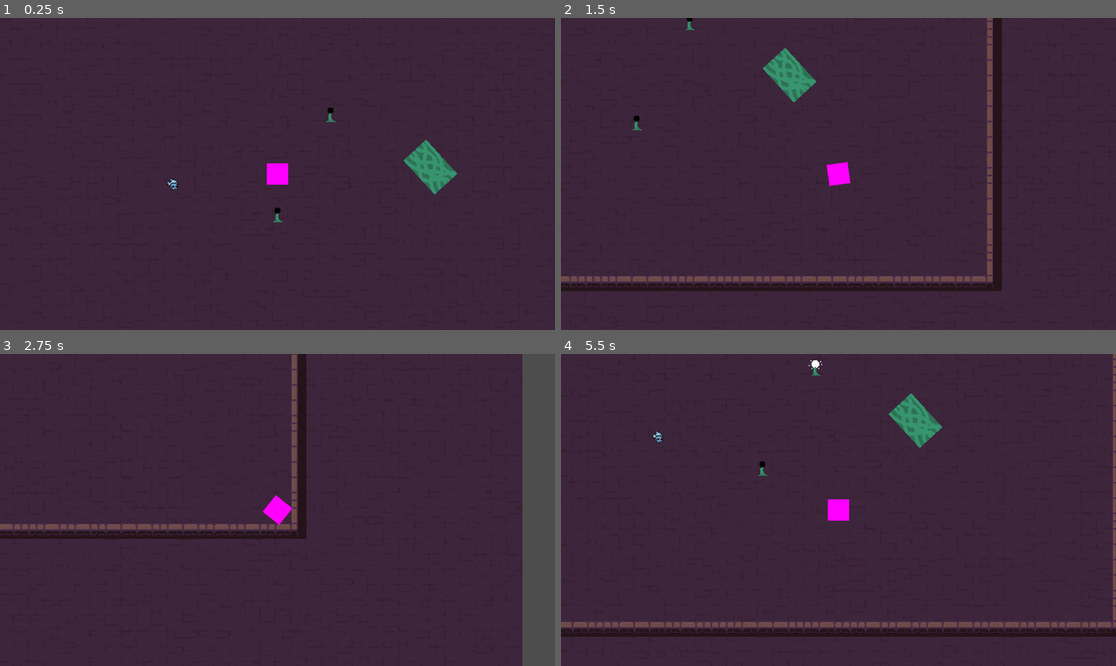
Above: before the commit, frames 1-4 (two rows, left to right).
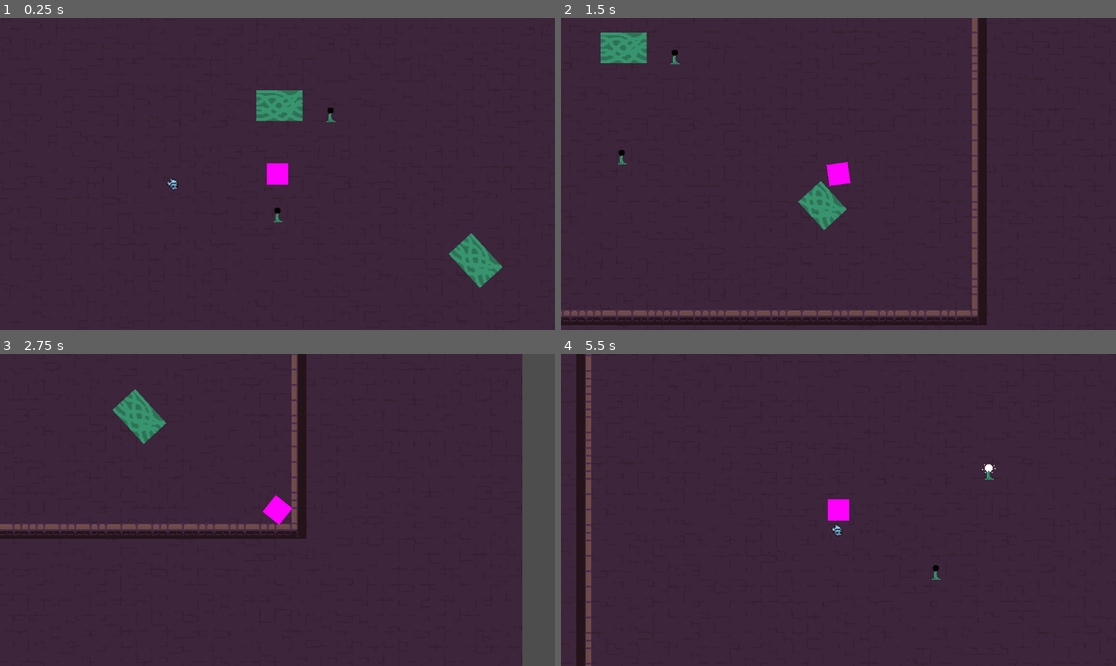
Above: after the commit, the same moments.

Repository: CookieCherith0969/GDM-Assignment-4
Game: Godot game, scene res://Scenes/test_scene.tscn
Two runs of this game, one before a commit and one after it. Both use one fixed random seed, a clock stepped at 60 frames per second and the inputs below.
Inputs (mouse positions are in pixels of both pictures, inside the frame that each line leads up to):
- Up to frame 1 (0.25 s): no input
- Up to frame 2 (1.5 s): tap Enter at 0.5 s; move the mouse to (960, 158) at 0.52 s; hold D (Right) 0.53-1.28 s; hold Space (Light) 0.53-1.28 s; move the mouse to (727, 189) at 1.27 s; hold S (Down) from 1.28 s (still down); tap Space (Light) at 1.35 s
- Up to frame 3 (2.75 s): move the mouse to (333, 441) at 2.02 s; release S (Down) at 2.03 s; hold D (Right) from 2.03 s (still down); hold Space (Light) from 2.03 s (still down)
- Up to frame 4 (5.5 s): move the mouse to (810, 572) at 2.77 s; release D (Right) at 2.78 s; release Space (Light) at 2.78 s; hold W (Up) 2.78-3.53 s; tap Space (Light) at 2.85, 4.35 s; move the mouse to (1005, 556) at 3.52 s; hold Space (Light) 3.53-4.28 s; hold A (Left) 3.53-5.03 s; move the mouse to (672, 463) at 4.27 s; move the mouse to (866, 510) at 5.02 s; hold S (Down) from 5.03 s (still down); hold Space (Light) from 5.03 s (still down)

The runs differ from the first frame. In frame 1, 2.5% of the frame differs, in the area x 46-91%, y 23-87%; in frame 2, 11%, in the area x 0-80%, y 0-99%; in frame 3, 0.8%; in frame 4, 6.8%.

Commit message:
Totally reworked lighting
Lighting now works based on a system where a lightable object has an on_lit and on_unlit method. The object counts how many lights are shining on it and determines if it is lit or not. Other objects may then check whether an object is lit by simply checking this value.

Diff:
--- a/Scenes/enemy.tscn
+++ b/Scenes/enemy.tscn
@@ -27,7 +27,7 @@
 }]
 
 [sub_resource type="CircleShape2D" id="CircleShape2D_42tn1"]
-radius = 54.0093
+radius = 82.72
 
 [sub_resource type="CircleShape2D" id="CircleShape2D_714ps"]
 radius = 9.0
--- a/Scenes/lampPlant.tscn
+++ b/Scenes/lampPlant.tscn
@@ -41,6 +41,9 @@
 
 [sub_resource type="CircleShape2D" id="CircleShape2D_40tec"]
 
+[sub_resource type="CircleShape2D" id="CircleShape2D_3cy5b"]
+radius = 200.0
+
 [node name="LampPlant" type="CharacterBody2D"]
 script = ExtResource("1_8jvi5")
 
@@ -63,6 +66,17 @@
 wait_time = 3.0
 one_shot = true
 
+[node name="LightArea" type="Area2D" parent="."]
+visible = false
+collision_layer = 0
+collision_mask = 8
+monitoring = false
+
+[node name="CollisionShape2D" type="CollisionShape2D" parent="LightArea"]
+shape = SubResource("CircleShape2D_3cy5b")
+
 [connection signal="body_entered" from="DetectionArea" to="." method="_on_detection_area_body_entered"]
 [connection signal="body_exited" from="DetectionArea" to="." method="_on_detection_area_body_exited"]
 [connection signal="timeout" from="Timer" to="." method="_on_timer_timeout"]
+[connection signal="body_entered" from="LightArea" to="." method="_on_light_area_body_entered"]
+[connection signal="body_exited" from="LightArea" to="." method="_on_light_area_body_exited"]
--- /dev/null
+++ b/Scenes/player.tscn
@@ -0,0 +1,40 @@
+[gd_scene load_steps=5 format=3 uid="uid://d7dfcl5po6ar"]
+
+[ext_resource type="Script" path="res://Scripts/Player.gd" id="1_e58nx"]
+
+[sub_resource type="CircleShape2D" id="CircleShape2D_gvdvt"]
+radius = 14.0
+
+[sub_resource type="PlaceholderTexture2D" id="PlaceholderTexture2D_5erda"]
+
+[sub_resource type="CircleShape2D" id="CircleShape2D_0odh5"]
+radius = 16.0
+
+[node name="Player" type="CharacterBody2D"]
+position = Vector2(549, 279)
+collision_layer = 10
+motion_mode = 1
+script = ExtResource("1_e58nx")
+
+[node name="BodyCollider" type="CollisionShape2D" parent="."]
+shape = SubResource("CircleShape2D_gvdvt")
+
+[node name="Sprite2D" type="Sprite2D" parent="."]
+scale = Vector2(22, 22)
+texture = SubResource("PlaceholderTexture2D_5erda")
+
+[node name="LightArea" type="Area2D" parent="."]
+collision_layer = 0
+collision_mask = 14
+
+[node name="LightCollider" type="CollisionPolygon2D" parent="LightArea"]
+polygon = PackedVector2Array(0, 0, 70, 29, 70, -29)
+
+[node name="GlowCollider" type="CollisionShape2D" parent="LightArea"]
+shape = SubResource("CircleShape2D_0odh5")
+
+[node name="Camera2D" type="Camera2D" parent="."]
+zoom = Vector2(2, 2)
+
+[connection signal="body_entered" from="LightArea" to="." method="_on_light_area_body_entered"]
+[connection signal="body_exited" from="LightArea" to="." method="_on_light_area_body_exited"]
--- a/Scenes/test_scene.tscn
+++ b/Scenes/test_scene.tscn
@@ -1,7 +1,7 @@
-[gd_scene load_steps=12 format=3 uid="uid://4wbvj5vswnej"]
-
-[ext_resource type="Script" path="res://Scripts/Player.gd" id="1_lr84v"]
+[gd_scene load_steps=9 format=3 uid="uid://4wbvj5vswnej"]
+
 [ext_resource type="Texture2D" uid="uid://duuoip7lu2nb1" path="res://Art/2D Pixel Dungeon Asset Pack/character and tileset/Dungeon_Tileset.png" id="2_nv5xd"]
+[ext_resource type="PackedScene" uid="uid://d7dfcl5po6ar" path="res://Scenes/player.tscn" id="2_wd4tq"]
 [ext_resource type="PackedScene" uid="uid://vmauooked5r8" path="res://Scenes/enemy.tscn" id="3_hggjy"]
 [ext_resource type="PackedScene" uid="uid://51alml0rqxy6" path="res://Scenes/lampPlant.tscn" id="4_wf0a1"]
 [ext_resource type="PackedScene" uid="uid://gcm8lbssgypr" path="res://Scenes/lightGate.tscn" id="5_fa4bd"]
@@ -220,14 +220,6 @@
 sources/0 = SubResource("TileSetAtlasSource_1nqul")
 sources/1 = SubResource("TileSetAtlasSource_cbhwc")
 
-[sub_resource type="CircleShape2D" id="CircleShape2D_gvdvt"]
-radius = 14.0
-
-[sub_resource type="PlaceholderTexture2D" id="PlaceholderTexture2D_5erda"]
-
-[sub_resource type="CircleShape2D" id="CircleShape2D_0odh5"]
-radius = 16.0
-
 [node name="TestScene" type="Node2D"]
 
 [node name="TileMap" type="TileMap" parent="."]
@@ -241,36 +233,13 @@
 layer_1/tile_data = PackedInt32Array(1900601, 327681, 1, 1835065, 327681, 2, 1769529, 327681, 3, 1703993, 327681, 1, 16 …(2567 unchanged characters)…
 metadata/_edit_lock_ = true
 
-[node name="Player" type="CharacterBody2D" parent="."]
-position = Vector2(549, 279)
-collision_layer = 3
-motion_mode = 1
-script = ExtResource("1_lr84v")
-
-[node name="BodyCollider" type="CollisionShape2D" parent="Player"]
-shape = SubResource("CircleShape2D_gvdvt")
-
-[node name="Sprite2D" type="Sprite2D" parent="Player"]
-scale = Vector2(22, 22)
-texture = SubResource("PlaceholderTexture2D_5erda")
-
-[node name="LightArea" type="Area2D" parent="Player"]
-collision_layer = 0
-collision_mask = 12
-
-[node name="LightCollider" type="CollisionPolygon2D" parent="Player/LightArea"]
-polygon = PackedVector2Array(0, 0, 70, 29, 70, -29)
-
-[node name="GlowCollider" type="CollisionShape2D" parent="Player/LightArea"]
-shape = SubResource("CircleShape2D_0odh5")
-
-[node name="Camera2D" type="Camera2D" parent="Player"]
-zoom = Vector2(2, 2)
-
-[node name="RemoteTransform2D" type="RemoteTransform2D" parent="Player"]
+[node name="Player" parent="." instance=ExtResource("2_wd4tq")]
+collision_mask = 5
 
 [node name="Enemy" parent="." instance=ExtResource("3_hggjy")]
 position = Vector2(441, 290)
+collision_layer = 4
+collision_mask = 7
 
 [node name="LampPlant" parent="." groups=["LampPlants"] instance=ExtResource("4_wf0a1")]
 position = Vector2(549, 321)
@@ -279,8 +248,8 @@
 position = Vector2(604, 217)
 
 [node name="LightGate" parent="." instance=ExtResource("5_fa4bd")]
-position = Vector2(703, 249)
+position = Vector2(750, 346)
 rotation = 0.829031
 
-[connection signal="body_entered" from="Player/LightArea" to="Player" method="_on_light_area_body_entered"]
-[connection signal="body_exited" from="Player/LightArea" to="Player" method="_on_light_area_body_exited"]
+[node name="LightGate2" parent="." instance=ExtResource("5_fa4bd")]
+position = Vector2(531, 196)
--- a/Scripts/Player.gd
+++ b/Scripts/Player.gd
@@ -8,6 +8,9 @@
 @onready
 var light = $LightArea
 var light_on = true
+
+var num_lights = 0 : set = set_lights
+var lit = false
 
 func _input(event):
 	if event.is_action_pressed("Light"):
@@ -41,10 +44,23 @@
 
 
 func _on_light_area_body_entered(body):
-	if body.has_method(&"set_lit"):
-		body.set_lit(true)
+	if body.has_method(&"on_lit"):
+		body.on_lit()
 
 
 func _on_light_area_body_exited(body):
-	if body.has_method(&"set_lit"):
-		body.set_lit(false)
+	if body.has_method(&"on_unlit"):
+		body.on_unlit()
+
+func on_lit():
+	num_lights += 1
+
+func on_unlit():
+	num_lights -= 1
+
+func set_lights(val : int):
+	num_lights = val
+	if num_lights == 0:
+		lit = false
+	else:
+		lit = true
--- a/Scripts/enemy.gd
+++ b/Scripts/enemy.gd
@@ -5,24 +5,27 @@
 var player = null # Player object -R
 var activeLampPlant = false
 var lampPlantsInScene = null
+@onready
+var sprite = $AnimatedSprite2D
 
 func _ready():
+	pass
 	# Get all lamp plants in scene -R
-	lampPlantsInScene = get_tree().get_nodes_in_group("LampPlants")
+	#lampPlantsInScene = get_tree().get_nodes_in_group("LampPlants")
 # Enemy physics process -R
 func _physics_process(delta):
-	checkForActivePlants()
+	#checkForActivePlants()
 	# Play default animation always -R
-	if !$AnimatedSprite2D.is_playing():
-		$AnimatedSprite2D.play("placeHolderAnim")
+	if !sprite.is_playing():
+		sprite.play("placeHolderAnim")
 	# Move towards player if in range and the players light is on OR a lamp plant is on -R
-	if (player_in_range && (player.light_on || activeLampPlant)):
+	if (player_in_range && player.lit):
 		velocity = position.direction_to(player.position) * speed
 		# Flip sprite horizontally to face player -R
 		if (player.position.x - position.x) < 0:
-			$AnimatedSprite2D.flip_h = true
+			sprite.flip_h = true
 		else:
-			$AnimatedSprite2D.flip_h = false
+			sprite.flip_h = false
 		move_and_slide()
 
 # When player enters detection area -R
@@ -40,10 +43,10 @@
 	player_in_range = false
 
 # If a plant in the scene is on, set activeLampPlant to true otherwise, false -R
-func checkForActivePlants():
+"""func checkForActivePlants():
 	for x in lampPlantsInScene:
 		if x.lampActive:
 				activeLampPlant = true
 				return
 		else:
-			activeLampPlant = false
+			activeLampPlant = false"""
--- a/Scripts/gateBlock.gd
+++ b/Scripts/gateBlock.gd
@@ -7,6 +7,7 @@
 @export
 var pos : Vector2 : set = set_pos
 
+var num_lights = 0 : set = set_lights
 var lit : bool : set = set_lit
 
 # Called when the node enters the scene tree for the first time.
@@ -25,6 +26,19 @@
 	position = pos*8
 	sprite.texture.region.position = pos*8
 
+func on_lit():
+	num_lights += 1
+
+func on_unlit():
+	num_lights -= 1
+
+func set_lights(val : int):
+	num_lights = val
+	if num_lights == 0:
+		lit = false
+	else:
+		lit = true
+
 func set_lit(val : bool):
 	if lit == val:
 		return
--- a/Scripts/lampPlant.gd
+++ b/Scripts/lampPlant.gd
@@ -1,18 +1,24 @@
 extends CharacterBody2D
 
 var lampActive = false
-var timer = null
+@onready
+var timer = $Timer
+@onready
+var sprite = $AnimatedSprite2D
+@onready
+var light = $LightArea
 
 func _ready():
-	$AnimatedSprite2D.play("off") # Start with lamp off -R
-	timer = get_node("Timer") # Get timer -R
+	sprite.play("off") # Start with lamp off -R
 
 # When player enters range turn lamp on and stop any previous timer -R
 func _on_detection_area_body_entered(body):
 	if not is_instance_of(body, Player):
 		return
-	$AnimatedSprite2D.play("on")
+	sprite.play("on")
 	lampActive = true
+	light.show()
+	light.monitoring = true
 	timer.stop()
 
 # When player leaves start timer -R
@@ -23,5 +29,17 @@
 
 # When timer runs out, turn off the plant -R
 func _on_timer_timeout():
-	$AnimatedSprite2D.play("off")
+	sprite.play("off")
 	lampActive = false
+	light.hide()
+	light.monitoring = false
+
+
+func _on_light_area_body_entered(body):
+	if body.has_method(&"on_lit"):
+		body.on_lit()
+
+
+func _on_light_area_body_exited(body):
+	if body.has_method(&"on_unlit"):
+		body.on_unlit()
Not shown: 2 places in Scenes/gateBlock.tscn that only renumber resources
Not shown: 1 places in Scenes/lampPlant.tscn that only renumber resources
